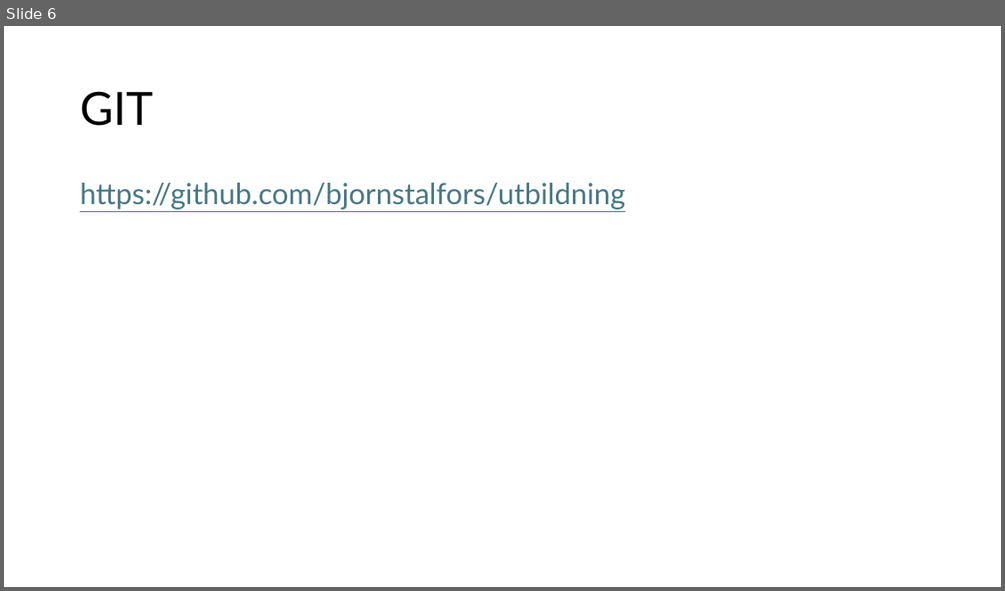
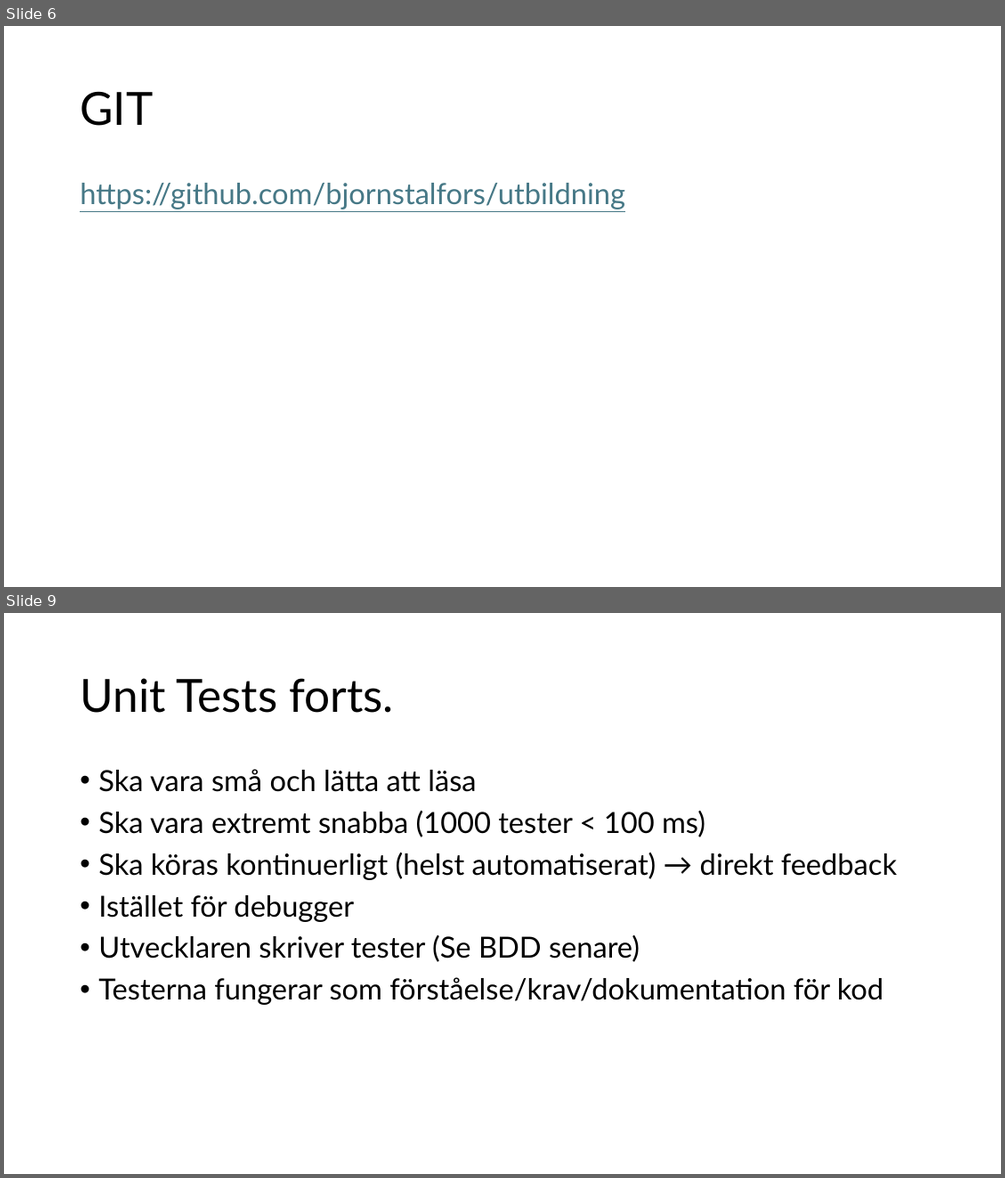
Before and after one commit to bjornstalfors/utbildning, a slide deck: Testning.pptx. Shown one above the other, each under a label of ours: slide 6 before the commit, slides 6 and 9 after it; the slides between them are not shown. The pictures are 1005x591 and 1005x1178 pixels, drawn with LibreOffice and Linux fonts; fonts in the diff are those of the drawing. Boxes give left, top, right and bottom in pixels: in the first picture for what was removed or moved away, otherwise in the second. Text is boxed around its words. In the diff, an @@ line names an element or a change of style, - is before the commit and + after.

```diff
--- a/Testning.pptx
+++ b/Testning.pptx
@@ slide 9 added at (x1=4, y1=613, x2=1001, y2=1174), background #FFFFFF @@
@@ title added at (x1=80, y1=678, x2=394, y2=713), 44 pt, text #000000 @@
+Unit Tests forts.
@@ text added at (x1=98, y1=769, x2=897, y2=1005), 28 pt, text #000000 @@
+• Ska vara små och lätta att läsa
+• Ska vara extremt snabba (1000 tester < 100 ms)
+• Ska köras kontinuerligt (helst automatiserat) → direkt feedback
+• Istället för debugger
+• Utvecklaren skriver tester (Se BDD senare)
+• Testerna fungerar som förståelse/krav/dokumentation för kod
```
Also in this commit, not shown: 4 other slides added, 4 other files.
